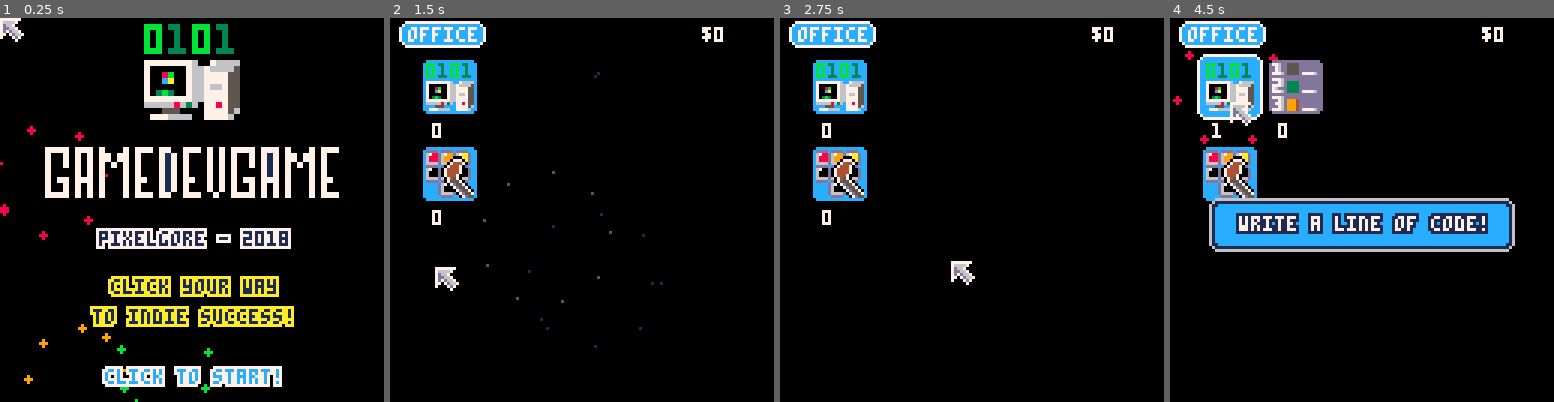
Above: before the commit, frames 1-4 (left to right).
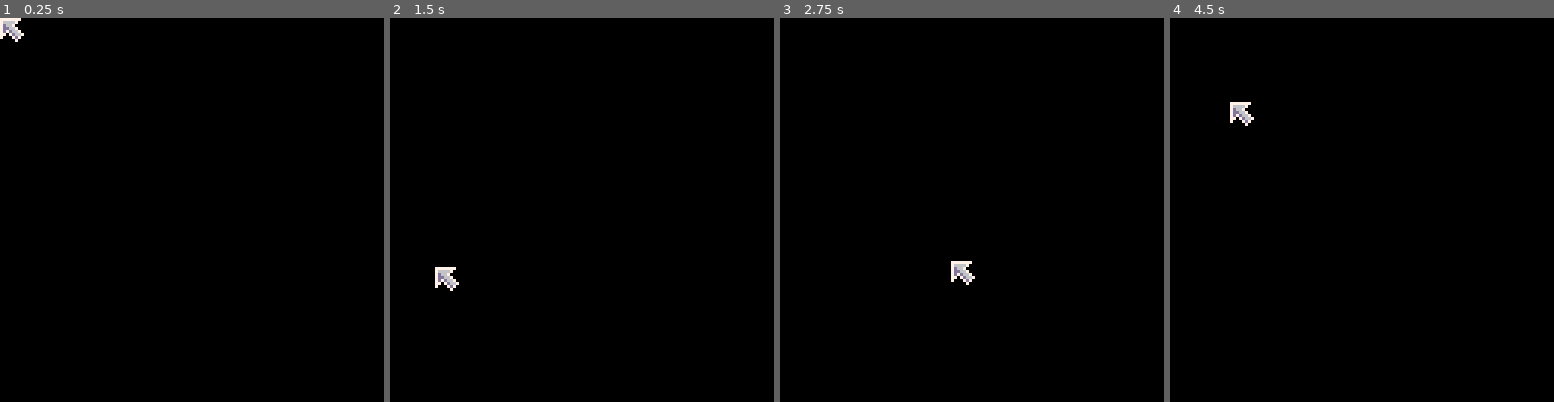
Above: after the commit, the same moments.

Repository: wesen/carts
Game: PICO-8 cartridge games/gamedevgame/gamedevgame.p8
The game is run twice, just before and just after one commit, with the same random seed, the same clock (stepped at 60 frames per second) and the same inputs.
Inputs (mouse positions are in pixels of both pictures, inside the frame that each line leads up to):
- Up to frame 1 (0.25 s): no input
- Up to frame 2 (1.5 s): click (670, 121) at 0.67 s; click (436, 267) at 1.22 s
- Up to frame 3 (2.75 s): click (887, 114) at 1.77 s; click (952, 259) at 2.32 s
- Up to frame 4 (4.5 s): click (1404, 106) at 2.87 s; click (1465, 256) at 3.42 s; click (1231, 102) at 3.97 s

The runs differ from the first frame. In frame 1, 19% of the frame differs, in the area x 0-89%, y 1-100%; in frame 2, 5.4%; in frame 3, 5.3%; in frame 4, 19%, in the area x 0-90%, y 0-61%.

Commit message:
Only show mouse cursor

Diff:
--- a/games/gamedevgame/gamedevgame.p8
+++ b/games/gamedevgame/gamedevgame.p8
@@ -1923,10 +1923,19 @@
  glb_mouse_y=stat(33)
 end
 
+function tutorial_draw1()
+ glb_mouse:draw()
+end
+
 function _draw()
  set_mouse()
  glb_frame+=1
  cls(0)
+
+ if true then
+  tutorial_draw1()
+  return
+ end
 
  for _,v in pairs(glb_pwrup_particles) do
   v:draw()
--- a/games/gamedevgame/main.lua
+++ b/games/gamedevgame/main.lua
@@ -54,10 +54,19 @@
  glb_mouse_y=stat(33)
 end
 
+function tutorial_draw1()
+ glb_mouse:draw()
+end
+
 function _draw()
  set_mouse()
  glb_frame+=1
  cls(0)
+
+ if true then
+  tutorial_draw1()
+  return
+ end
 
  for _,v in pairs(glb_pwrup_particles) do
   v:draw()
